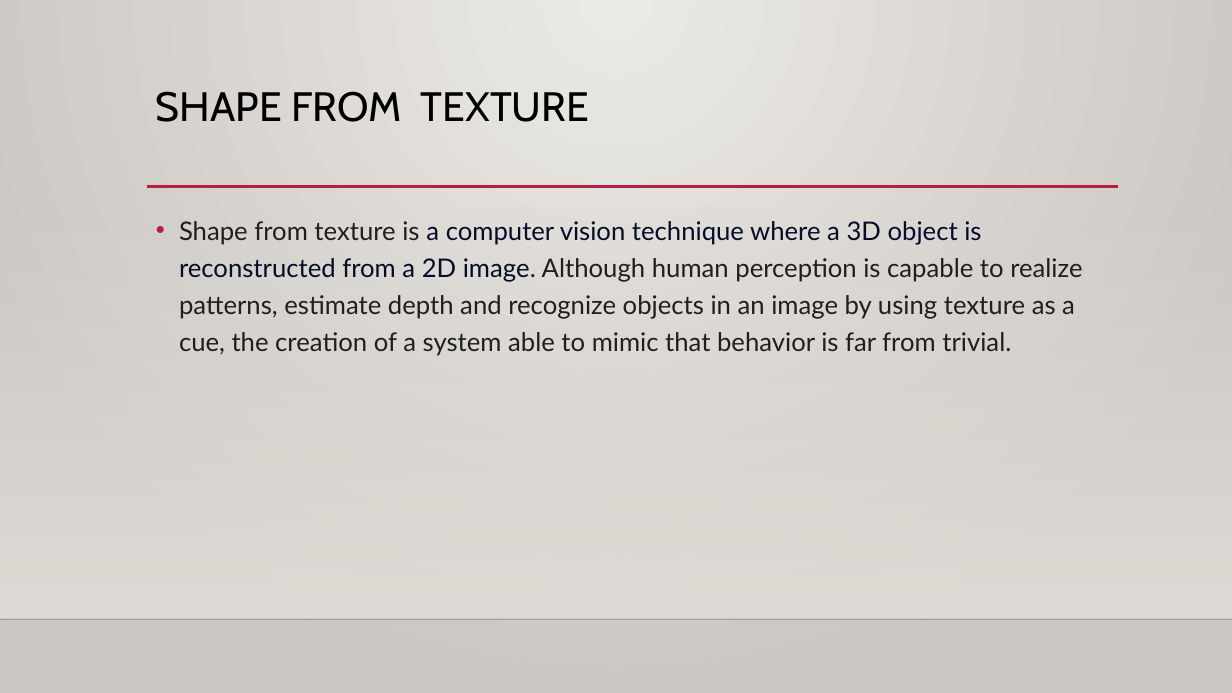
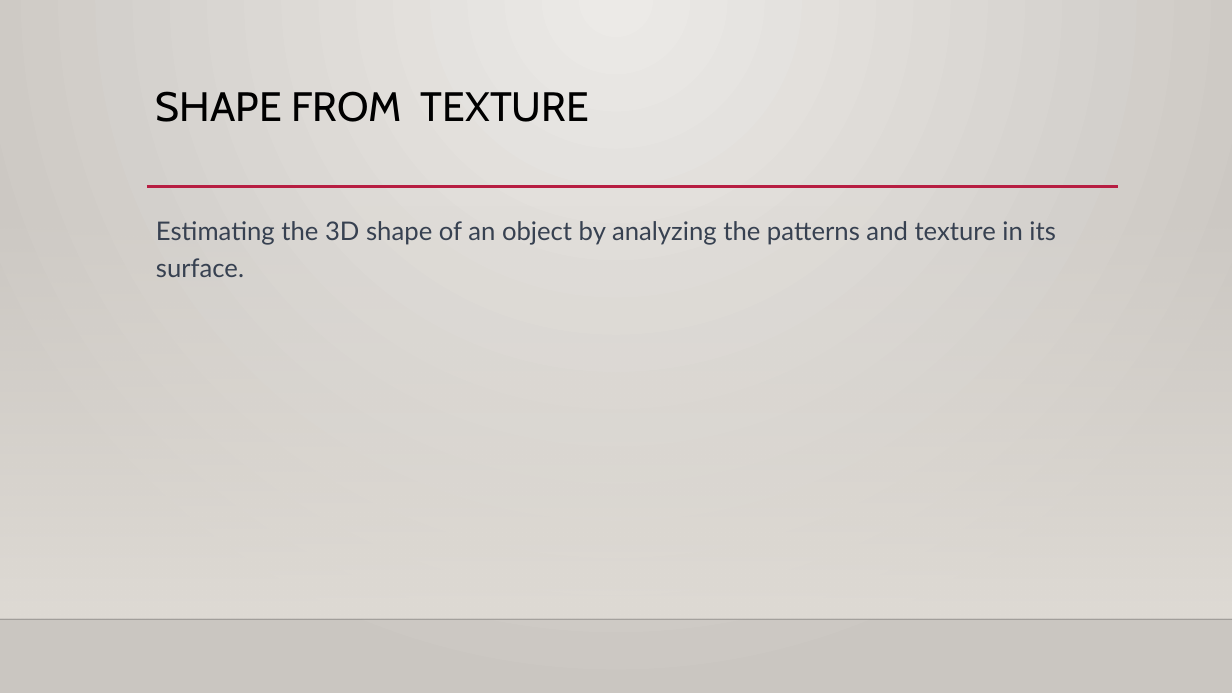
Before and after one commit to SC-One/ShapeFromX_Uni_report, a slide deck: slide 7 of Presentation/ShapeFromX_v1.pptx (slide 6 before the commit). Drawn at 1232x693 pixels with LibreOffice and Linux fonts; fonts in the diff are those of the drawing; background and template pictures are left out. Boxes give left, top, right and bottom in pixels: in the first picture for what was removed or moved away, otherwise in the second. Text is boxed around its words. In the diff, an @@ line names an element or a change of style, - is before the commit and + after.

```diff
--- a/Presentation/ShapeFromX_v1.pptx
+++ b/Presentation/ShapeFromX_v1.pptx
@@ text at (x1=156, y1=221, x2=1055, y2=277): text changed; text colour #1F1F1F to #374151 @@
-• Shape from texture is a computer vision technique where a 3D object is reconstructed from a 2D image. Although human perception is capable to realize patterns, estimate depth and recognize objects in an image by using texture as a cue, the creation of a system able to mimic that behavior is far from trivial.
+Estimating the 3D shape of an object by analyzing the patterns and texture in its surface.
```
Also in this commit, not shown: 4 other slides changed, 13 slides added, 2 slides removed.
